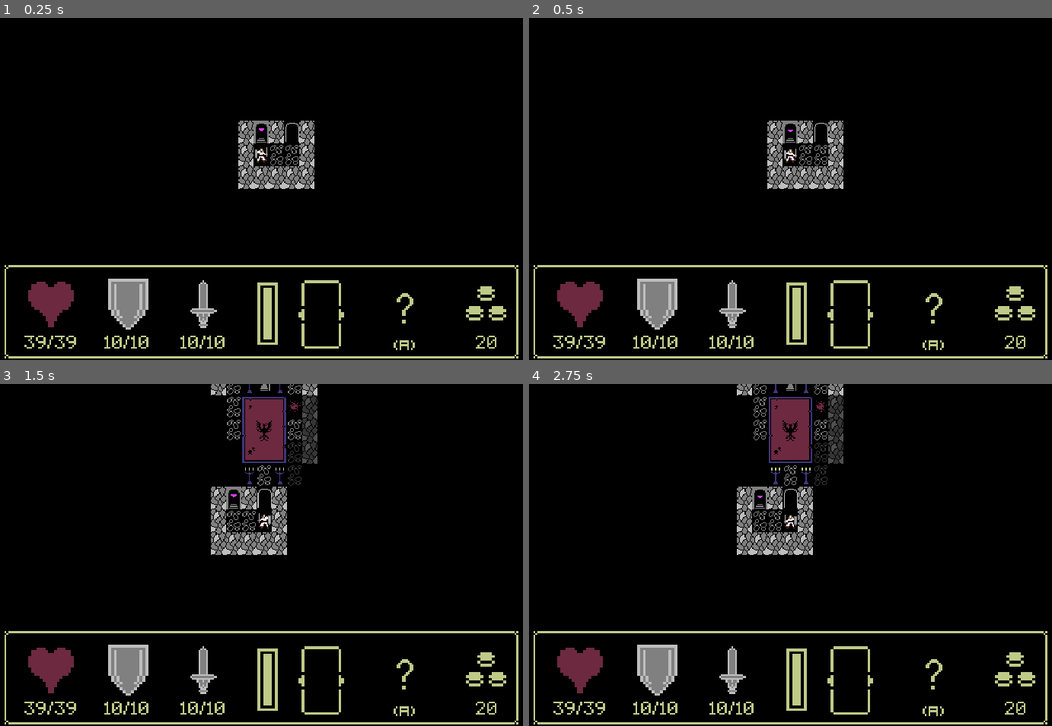
Above: before the commit, frames 1-4 (two rows, left to right).
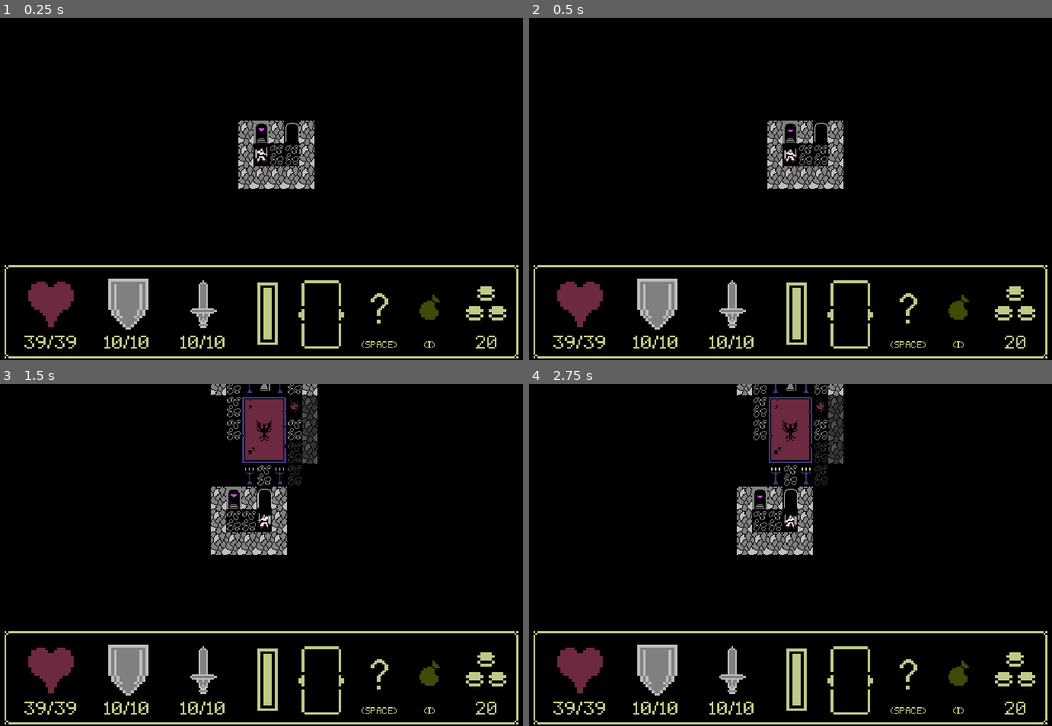
Above: after the commit, the same moments.

Repository: ChrisGlenn/tdaci
Game: Godot game, scene res://Scenes/LevelOne/level_one.tscn
The game is run twice, just before and just after one commit, with the same random seed, the same clock (stepped at 60 frames per second) and the same inputs.
Inputs:
- Up to frame 1 (0.25 s): no input
- Up to frame 2 (0.5 s): no input
- Up to frame 3 (1.5 s): tap Enter at 0.5 s; hold Right (ci_RIGHT) 0.53-1.28 s; tap Space (ci_A) at 0.6, 1.35 s; hold Down (ci_DOWN) from 1.28 s (still down)
- Up to frame 4 (2.75 s): release Down (ci_DOWN) at 2.03 s; hold Right (ci_RIGHT) from 2.03 s (still down); tap Ctrl (ci_B) at 2.1 s; tap Space (ci_A) at 2.3 s

The runs differ from the first frame. In frame 1, 0.4% of the frame differs, in the area x 69-85%, y 80-98%; in frame 2, 0.4%; in frame 3, 0.4%; in frame 4, 0.4%.

Commit message:
9/24/2024 NOON

Diff:
--- /dev/null
+++ b/Scenes/Enviornment/Area_Search/area_search.tscn
@@ -0,0 +1,3 @@
+[gd_scene format=3 uid="uid://dbr6nnqcwwvl8"]
+
+[node name="Area_Search" type="Area2D"]
--- a/Scenes/Interaction/Door/door.gd
+++ b/Scenes/Interaction/Door/door.gd
@@ -86,7 +86,11 @@
 					else:
 						if locked:
 							door_desc = closed_locked_desc # update HUD description
-							door_choices = ["Pick Lock", "Bash", "Return"] # update choices
+							if Globals.player_class == "Fighter" or Globals.player_class == "Ranger":
+								door_choices = ["Pick Lock", "Bash", "Return"] # update choices
+							else:
+								# check if the player has spells that can effect otherwise just show return
+								door_choices = ["Return"]
 						else:
 							door_desc = closed_desc # update HUD description
 							door_choices = ["Open", "Return"] # update choices
@@ -136,8 +140,6 @@
 		interaction_ui.description_text = door_desc # set the description
 		interaction_ui.choices = door_choices # set the choices
 		interaction_ui.int_update() # run the int_update function for the HUD
-		# update the field of view
-
 
 func interaction(choice : String):
 	if choice == "Open":
@@ -167,6 +169,8 @@
 	elif choice == "Pick Lock":
 		# pick the lock
 		pass
+	elif choice == "Bash":
+		pass
 	elif choice == "Return":
 		interaction_ui.queue_free() # delete the UI
 		interaction_ui = null # set the interaction_ui to null
@@ -179,8 +183,10 @@
 	if body.is_in_group("PLAYER"):
 		# update the HUD to let the player know they can interact with the door
 		is_active = true # set to true
+		Globals.hud_interaction_frame = frame_ref # update HUD interaction frame to door frame
 
 func _on_body_exited(body:Node2D) -> void:
 	if body.is_in_group("PLAYER"):
 		# update the HUD the player is now out of range of the door
 		is_active = false # set to false
+		Globals.hud_interaction_frame = Globals.interaction_frame_default # update HUD interaction frame to default
--- a/Scenes/LevelOne/level_one.tscn
+++ b/Scenes/LevelOne/level_one.tscn
@@ -49,7 +49,6 @@
 position = Vector2(-16, -72)
 door_id = "l1_d001 "
 current_tilemap = NodePath("../../Enviornment_Tiles")
-locked = true
 
 [node name="Door2" parent="Doors" node_paths=PackedStringArray("current_tilemap") instance=ExtResource("9_1e71d")]
 position = Vector2(-96, -48)
--- a/Scenes/UI/HUD/hud.gd
+++ b/Scenes/UI/HUD/hud.gd
@@ -16,13 +16,18 @@
 @onready var HEALTH_BAR = $HUD/Fighter/Health_Bar
 @onready var F_GOLD_LABEL = $HUD/Fighter/Gold_Label
 # hud
+@onready var INT_ICON = $HUD/Interaction_Icon
+@onready var INT_LABEL = $HUD/Interaction_Label
+@onready var INV_LABEL = $HUD/Inventory_Label
 # variables
 
 
 func _ready():
 	self.visible = true # DEBUGGING show the HUD
 	# set the HUD
-	HEART_LABEL.text = str(Globals.player_hp, "/", Globals.player_max_hp) # set the player's HP label
+	INT_ICON.frame = Globals.hud_interaction_frame # set the interaction icon
+	INT_LABEL.text = str("(", Globals.a_button, ")")
+	INV_LABEL.text = str("(", Globals.x_button, ")")
 	# set FIGHTER HUD
 	if Globals.player_class == "Fighter":
 		HEALTH_LABEL.text = str(Globals.player_hp, "/", Globals.player_max_hp)
@@ -50,6 +55,7 @@
 
 func icon_update():
 	# keeps the HUD status bars and labels updated
+	INT_ICON.frame = Globals.hud_interaction_frame # update the interaction frame
 	# set FIGHTER HUD
 	if Globals.player_class == "Fighter":
 		HEALTH_LABEL.text = str(Globals.player_hp, "/", Globals.player_max_hp)
--- a/Scenes/UI/HUD/hud.tscn
+++ b/Scenes/UI/HUD/hud.tscn
@@ -1,10 +1,9 @@
-[gd_scene load_steps=13 format=3 uid="uid://mya5ck4t3umk"]
+[gd_scene load_steps=12 format=3 uid="uid://mya5ck4t3umk"]
 
 [ext_resource type="Script" path="res://Scenes/UI/HUD/hud.gd" id="1_qe802"]
 [ext_resource type="Texture2D" uid="uid://dnfui6i23nh1v" path="res://Sprites/UI/HUD_Icons_Clear.png" id="3_ntm6g"]
 [ext_resource type="FontFile" uid="uid://dcbyalkyecj3i" path="res://Fonts/pixelmix.ttf" id="4_x7ddr"]
 [ext_resource type="Texture2D" uid="uid://cpmtm4hyhw1yh" path="res://Sprites/Enviornment_Props.png" id="5_kp07b"]
-[ext_resource type="FontFile" uid="uid://c3jg7lm3yxi7q" path="res://Fonts/5x5 MT Pixel.ttf" id="5_xwf8j"]
 [ext_resource type="PackedScene" uid="uid://cax0kv3jxjlwc" path="res://Scenes/UI/UI_NinePatch/ui_nine_patch.tscn" id="7_agajc"]
 
 [sub_resource type="StyleBoxFlat" id="StyleBoxFlat_kt43k"]
@@ -188,7 +187,7 @@
 [node name="Ranger" type="Node2D" parent="HUD"]
 
 [node name="Interaction_Icon" type="Sprite2D" parent="HUD"]
-position = Vector2(454, 281)
+position = Vector2(427, 281)
 scale = Vector2(2, 2)
 texture = ExtResource("5_kp07b")
 centered = false
@@ -198,12 +197,33 @@
 
 [node name="Interaction_Label" type="Label" parent="HUD"]
 texture_filter = 1
-offset_left = 422.0
+offset_left = 420.0
+offset_top = 339.0
+offset_right = 468.0
+offset_bottom = 349.0
+theme_override_colors/font_color = Color(0.74902, 0.792157, 0.529412, 1)
+theme_override_fonts/font = ExtResource("4_x7ddr")
+theme_override_font_sizes/font_size = 8
+text = "(A)"
+horizontal_alignment = 1
+
+[node name="Inventory_Icon" type="Sprite2D" parent="HUD"]
+position = Vector2(480, 281)
+scale = Vector2(2, 2)
+texture = ExtResource("5_kp07b")
+centered = false
+hframes = 19
+vframes = 25
+frame = 400
+
+[node name="Inventory_Label" type="Label" parent="HUD"]
+texture_filter = 1
+offset_left = 473.0
 offset_top = 339.0
 offset_right = 521.0
 offset_bottom = 349.0
 theme_override_colors/font_color = Color(0.74902, 0.792157, 0.529412, 1)
-theme_override_fonts/font = ExtResource("5_xwf8j")
-theme_override_font_sizes/font_size = 10
-text = "(A)"
-horizontal_alignment = 1
+theme_override_fonts/font = ExtResource("4_x7ddr")
+theme_override_font_sizes/font_size = 8
+text = "(X)"
+horizontal_alignment = 1
--- /dev/null
+++ b/Scripts/Dialogue/dialogue.gd
@@ -0,0 +1,9 @@
+extends Node
+# HOLDS ALL DIALOGUE/INTERACTION TEXT FOR TDACI
+
+# SEARCH
+# an array of descriptions for when the player uses the search (blank A/SPACE input when ? is displayed on the HUD)
+var search_descriptions : Array = [
+    "The castle is dimly lit. The smell of rotting flesh and burning wood fills the air.",
+    "A statue with an empty hole stands in the room."
+]
--- a/Scripts/globals.gd
+++ b/Scripts/globals.gd
@@ -27,15 +27,23 @@
 var staff_attack : Array = [6,10] # the attack power of the player's staff (can get upgraded at temple)
 var player_attack : bool = false # this will be true when the player is attacking (used for enemy blocking/dodging)
 var player_is_dead : bool = false # if the player is dead then this is true
+var player_inventory : Array = [] # holds the player inventory
+var player_spells : Array = [] # holds the available player spells
 
 # npc variables
 
 # HUD variables
 var HUD_STATE : String = "HUD"
-var hud_interaction_frame : int = 474 # default is black (the final tile frame)
+var hud_interaction_frame : int = 399 # default is question mark which will do a search
+var interaction_frame_default : int = 399 # what to reset to
 var interaction_data : Dictionary = {} # holds the interaction 'dialogue' data
 var search_data : Dictionary = {} # holds the search 'dialogue' data
 var dialogue_data : Dictionary = {} # holds the dialogue data
+# input display settings
+# checks if controller is plugged in or not and then sets accordingly
+var a_button : String = "SPACE" # 'accept' or interact
+var b_button : String = "CTRL" # 'cancel' or 'block'
+var x_button : String = "I" # inventory
 
 # game/system variables
 var stage : int = 0 # game stage
@@ -60,6 +68,14 @@
 # battler strength and others go here
 
 # global process
+func _ready() -> void:
+    # check for gamepad and if detected change the UI button text
+    var joypad = Input.get_connected_joypads()
+    if joypad.size() > 0:
+        a_button = "A"
+        b_button = "B"
+        x_button = "X"
+
 func _process(delta):
     # global frames
     # this counts down the timer and then swaps the frame back and fourth
--- a/project.godot
+++ b/project.godot
@@ -21,6 +21,7 @@
 
 Globals="*res://Scripts/globals.gd"
 Functions="*res://Scripts/functions.gd"
+Diag="*res://Scripts/Dialogue/dialogue.gd"
 
 [display]
 
Binary file changed: Art/Enviornment_Props.aseprite
Not shown, changed: Notes/todo.txt
Binary file changed: Sprites/Enviornment_Props.png
